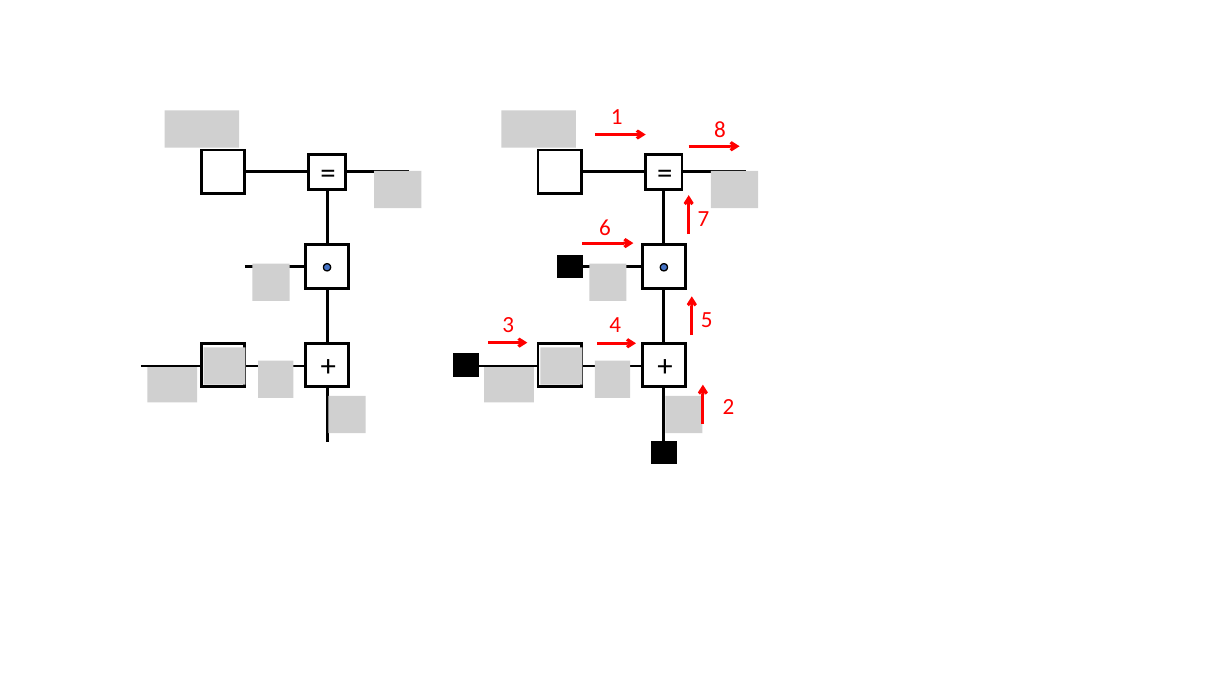
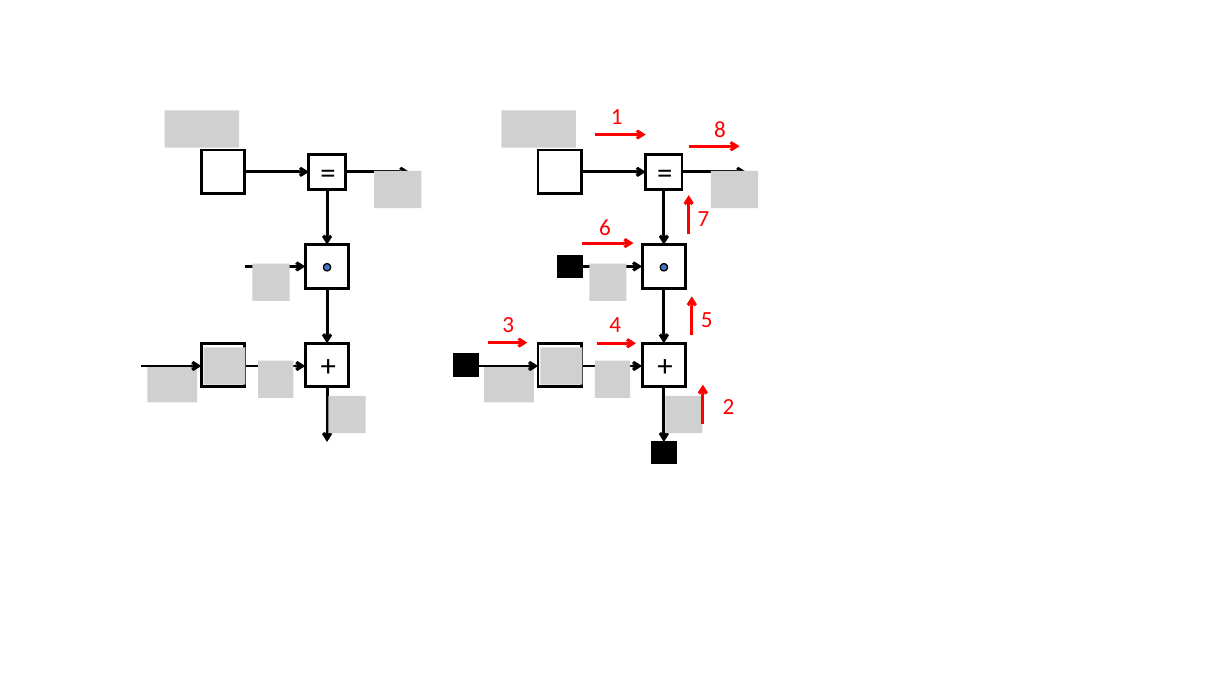
Before and after one commit to bmlip/colorized, a slide deck: slide 1 of assets/figures/ffg-bayesian-linear-regression.pptx. Drawn at 1232x693 pixels with LibreOffice and Linux fonts; fonts in the diff are those of the drawing; grey boxes stand for pictures. Boxes give left, top, right and bottom in pixels: in the first picture for what was removed or moved away, otherwise in the second. Text is boxed around its words. In the diff, an @@ line names an element or a change of style, - is before the commit and + after.

```diff
--- a/assets/figures/ffg-bayesian-linear-regression.pptx
+++ b/assets/figures/ffg-bayesian-linear-regression.pptx
@@ line (245, 172) - (309, 172): line to arrow @@
@@ line (346, 172) - (409, 172): line to arrow @@
@@ line (582, 172) - (646, 172): line to arrow @@
@@ line (682, 172) - (746, 172): line to arrow @@
@@ line (327, 189) - (327, 245): line to arrow @@
@@ line (665, 189) - (665, 245): line to arrow @@
@@ line (245, 266) - (305, 266): line to arrow @@
@@ line (582, 266) - (642, 266): line to arrow @@
@@ line (327, 288) - (327, 344): line to arrow @@
@@ line (665, 288) - (665, 344): line to arrow @@
@@ line (140, 366) - (201, 366): line to arrow @@
@@ line (245, 366) - (305, 366): line to arrow @@
@@ line (327, 387) - (327, 442): line to arrow @@
@@ line (478, 366) - (538, 366): line to arrow @@
@@ line (582, 366) - (642, 366): line to arrow @@
@@ line (665, 387) - (665, 442): line to arrow @@
```
Also in this commit, not shown: 2 other files.
